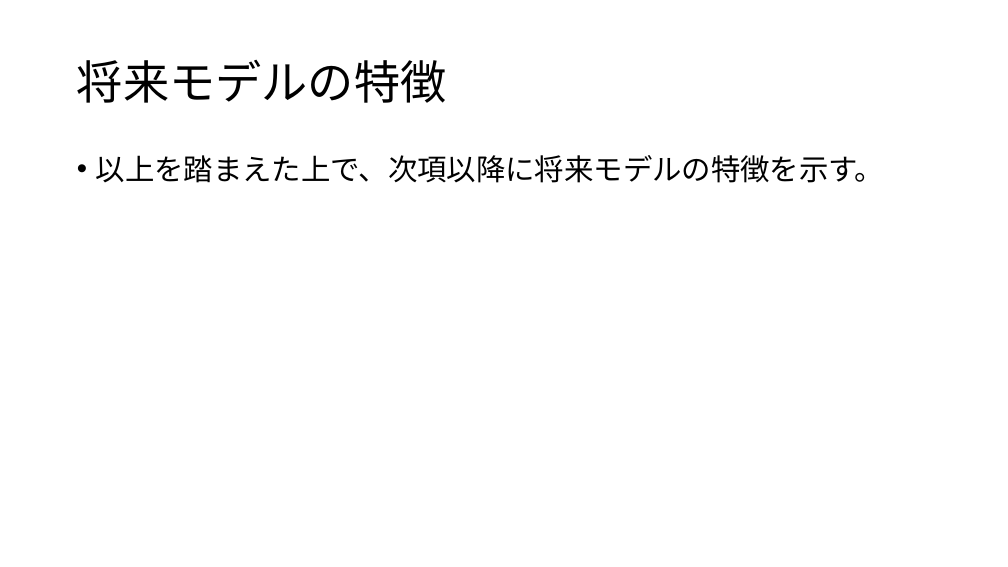
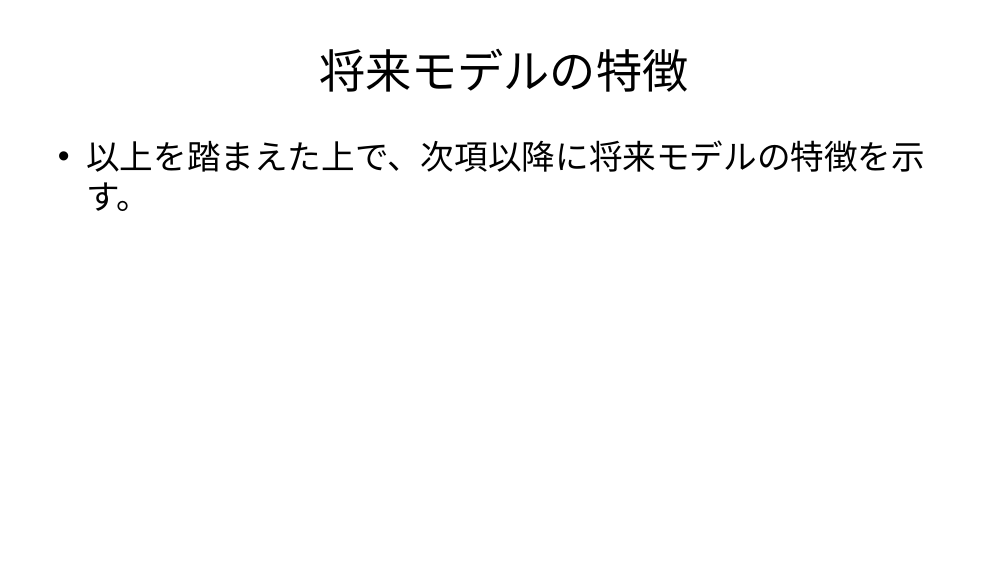
Before and after one commit to badapple330/openconnect, a slide deck: slide 8 of [Architect]/201612-nadeshiko-phase1/00.事前調査/nadeshiko ギャップ分析.pptx. Drawn at 1008x567 pixels with LibreOffice and Linux fonts; fonts in the diff are those of the drawing. Boxes give left, top, right and bottom in pixels: in the first picture for what was removed or moved away, otherwise in the second. Text is boxed around its words. In the diff, an @@ line names an element or a change of style, - is before the commit and + after.

```diff
--- a/[Architect]/201612-nadeshiko-phase1/00.事前調査/nadeshiko ギャップ分析.pptx
+++ b/[Architect]/201612-nadeshiko-phase1/00.事前調査/nadeshiko ギャップ分析.pptx
@@ title "将来モデルの特徴": place and size @@
-title "将来モデルの特徴" at [77, 60, 447, 103]
+title "将来モデルの特徴" at [319, 49, 689, 92]
@@ title "将来モデルの特徴" at [319, 49, 689, 92]: font Calibri to Arial; alignment left to centre; line spacing 0.9 to 1 @@
@@ text "以上を踏まえた上で、次項以降に将来モデルの特徴を示す。": place and size @@
-text "以上を踏まえた上で、次項以降に将来モデルの特徴を示す。" at [96, 155, 885, 183]
+text "以上を踏まえた上で、次項以降に将来モデルの特徴を示す。" at [86, 140, 925, 211]
@@ text "以上を踏まえた上で、次項以降に将来モデルの特徴を示す。" at [86, 140, 925, 211]: size 28 to 32 pt, font Calibri to Arial; indent changed; line spacing 0.9 to 1; less space between paragraphs @@
```
Also in this commit, not shown: 10 other slides changed, 1 slide added, 1 slide removed.
